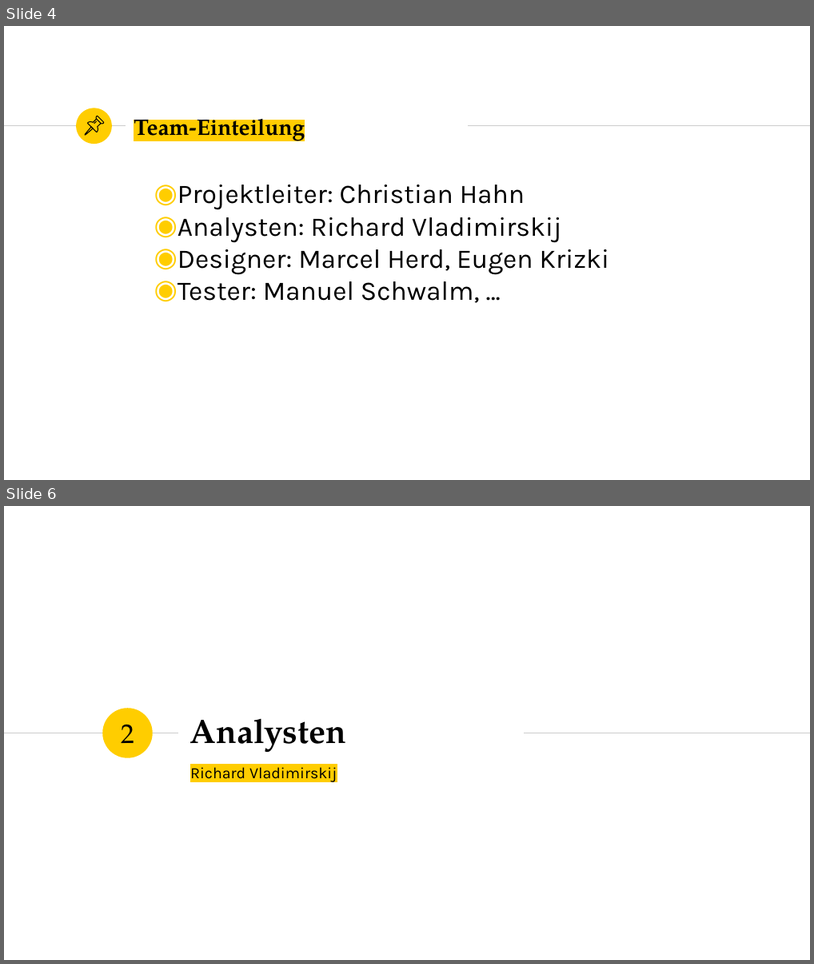
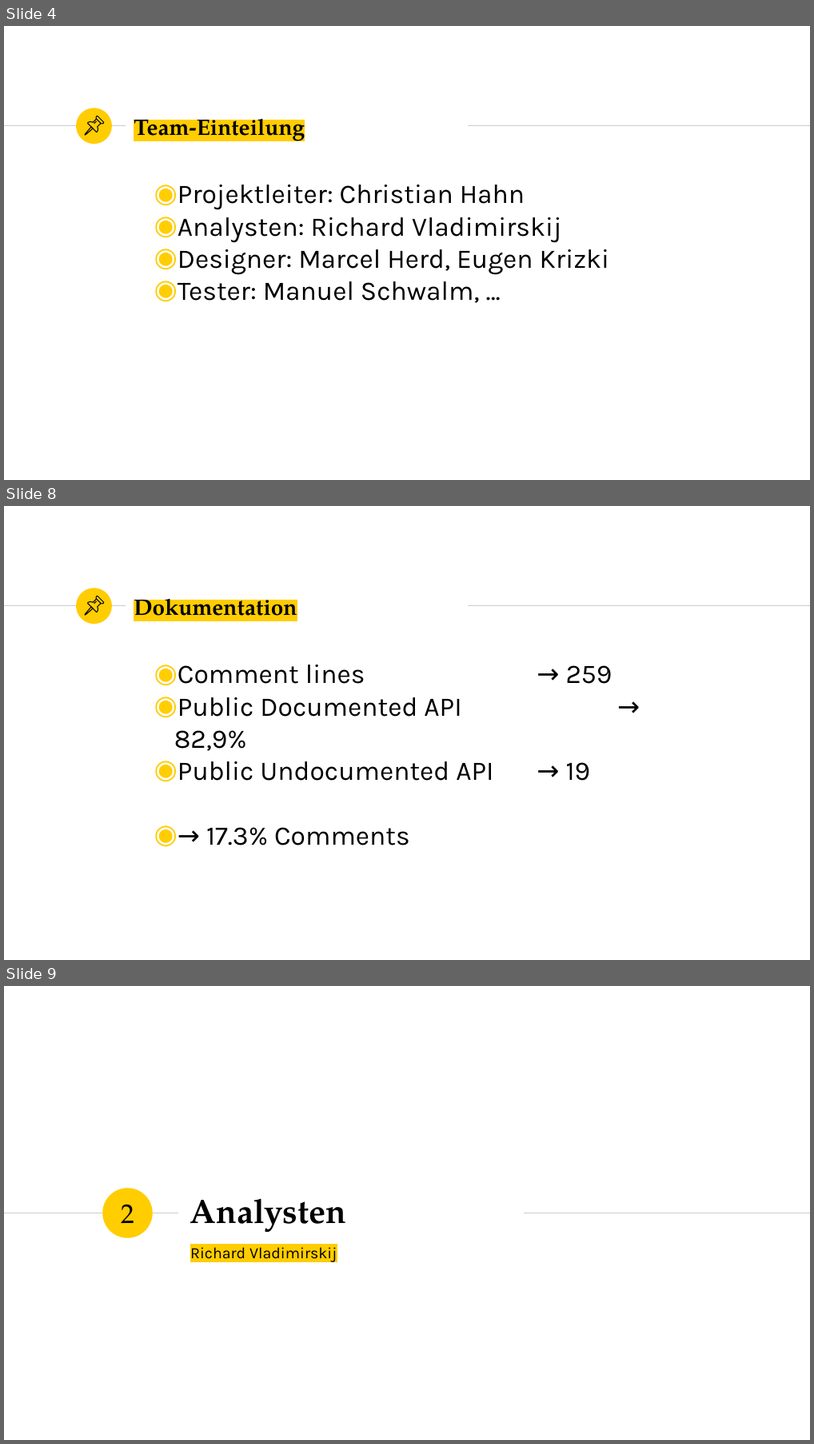
Before and after one commit to marcelherd/OOT-Projekt, a slide deck: Presentation/Presentation.pptx. Shown one above the other, each under a label of ours: slides 4 and 6 before the commit, slides 4, 8 and 9 after it; the slides between them are not shown. The pictures are 814x964 and 814x1444 pixels, drawn with LibreOffice and Linux fonts; fonts in the diff are those of the drawing. Boxes give left, top, right and bottom in pixels: in the first picture for what was removed or moved away, otherwise in the second. Text is boxed around its words. In the diff, an @@ line names an element or a change of style, - is before the commit and + after.

```diff
--- a/Presentation/Presentation.pptx
+++ b/Presentation/Presentation.pptx
@@ slide 8 added at (4, 506, 810, 960), background #FFFFFF; not listed: 3 template elements that a slide beside it also shows @@
@@ group added at (85, 596, 103, 615): 4 freeform shapes @@
@@ title added at (134, 592, 297, 624), 20 pt, text #000000, bold @@
+Dokumentation
@@ text added at (174, 664, 494, 845), 24 pt, text #000000 @@
+◉ Comment lines → 259
+◉ Public Documented API → 82,9%
+◉ Public Undocumented API → 19
+◉ → 17.3% Comments
@@ what was slide 6 is now slide 9 @@
```
Also in this commit, not shown: 1 slide changed, 2 other slides added, 3 other files.
